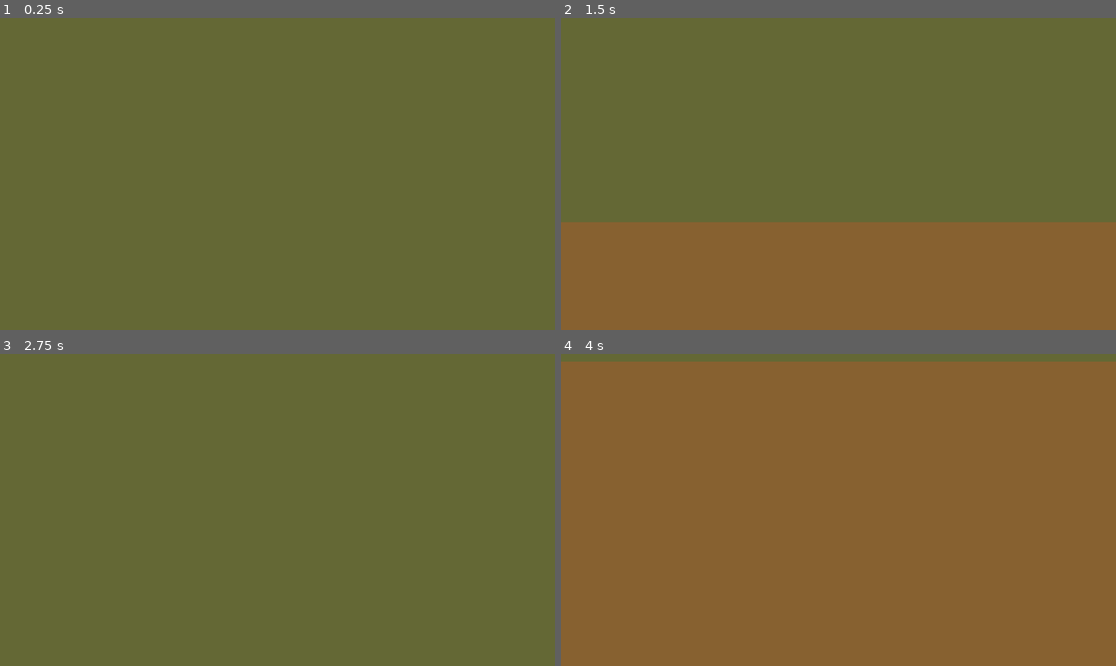
Above: before the commit, frames 1-4 (two rows, left to right).
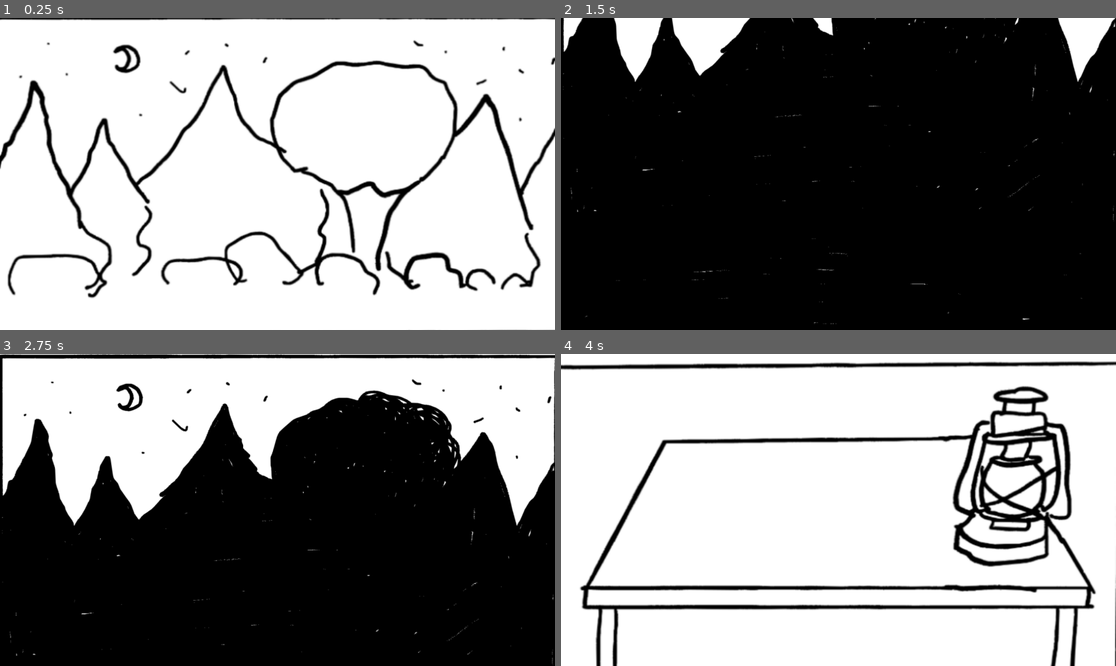
Above: after the commit, the same moments.

Repository: serrureriehurluberlesque/GGJ2026
Game: Godot game, scene res://scenes/main/main.tscn
Two runs of this game, one before a commit and one after it. Both use one fixed random seed, a clock stepped at 60 frames per second and the inputs below. The project has no main scene, so this scene is started directly.
Inputs:
- Up to frame 1 (0.25 s): no input
- Up to frame 2 (1.5 s): tap Enter at 0.5 s; hold Up (ui_up) 0.53-1.28 s; hold E (activate) 0.53-1.28 s; tap Space at 1.25 s; hold Down (ui_down) from 1.28 s (still down); tap E (activate) at 1.35 s
- Up to frame 3 (2.75 s): release Down (ui_down) at 2.03 s; hold Up (ui_up) from 2.03 s (still down); hold E (activate) from 2.03 s (still down)
- Up to frame 4 (4 s): release E (activate) at 2.78 s; tap E (activate) at 2.85 s; tap Enter at 3.5 s; release Up (ui_up) at 3.53 s; hold Down (ui_down) from 3.53 s (still down); hold E (activate) from 3.53 s (still down)

The runs differ from the first frame. In frame 1, 100% of the frame differs, in the area x 0-100%, y 0-100%; in frame 2, 100%; in frame 3, 100%; in frame 4, 100%.

Commit message:
placeholders with light switch

Diff:
--- a/ggj2026/scenes/main/main.gd
+++ b/ggj2026/scenes/main/main.gd
@@ -10,6 +10,7 @@
 var CAMERA_UP = Vector2(WIDTH*0.5, HEIGHT*0.5)
 var CAMERA_DOWN = Vector2(WIDTH*0.5, HEIGHT*1.5)
 var CAMERA_POS = "up"
+var LIGHT_ON = true
 
 func _input(event):
 	if CAMERA_POS == "up":
@@ -21,7 +22,10 @@
 			camera_trans(CAMERA_UP)
 			CAMERA_POS = "up"
 		elif event.is_action_pressed("activate"):
-			switch_light.emit(true)
+			# Switch light
+			LIGHT_ON = !LIGHT_ON
+			$"Background-on".visible = LIGHT_ON
+			switch_light.emit(LIGHT_ON)
 
 func camera_trans(new_pos):
 	create_tween().set_trans(Tween.TRANS_SINE).tween_property($Camera, "position", new_pos, TRANS_TIME)
--- a/ggj2026/scenes/main/main.tscn
+++ b/ggj2026/scenes/main/main.tscn
@@ -1,6 +1,8 @@
 [gd_scene format=3 uid="uid://cbypkv6mwxs3h"]
 
 [ext_resource type="Script" uid="uid://v3kuevo6qtdo" path="res://scenes/main/main.gd" id="1_hyk8p"]
+[ext_resource type="Texture2D" uid="uid://c34ak4poc75x3" path="res://scenes/main/assets/background.png" id="2_iuonh"]
+[ext_resource type="Texture2D" uid="uid://dn8e5jau1getn" path="res://scenes/main/assets/background_nolight.png" id="2_k2fmo"]
 
 [node name="Root" type="Node" unique_id=1990394275]
 script = ExtResource("1_hyk8p")
@@ -8,13 +10,12 @@
 [node name="Camera" type="Camera2D" parent="." unique_id=421635307]
 position = Vector2(960, 540)
 
-[node name="Background-up" type="ColorRect" parent="." unique_id=900961439]
-offset_right = 1920.0
-offset_bottom = 1080.0
-color = Color(0.39215687, 0.40784314, 0.20784314, 1)
-
-[node name="Background-down" type="ColorRect" parent="." unique_id=1309745166]
-offset_top = 1080.0
+[node name="Background-off" type="TextureRect" parent="." unique_id=1154403445]
 offset_right = 1920.0
 offset_bottom = 2160.0
-color = Color(0.5294118, 0.38039216, 0.1882353, 1)
+texture = ExtResource("2_k2fmo")
+
+[node name="Background-on" type="TextureRect" parent="." unique_id=392310767]
+offset_right = 1920.0
+offset_bottom = 2160.0
+texture = ExtResource("2_iuonh")
Binary file added: ggj2026/scenes/main/assets/background.png
Not shown, added: ggj2026/scenes/main/assets/background.png.import
Binary file added: ggj2026/scenes/main/assets/background_nolight.png
Not shown, added: ggj2026/scenes/main/assets/background_nolight.png.import
